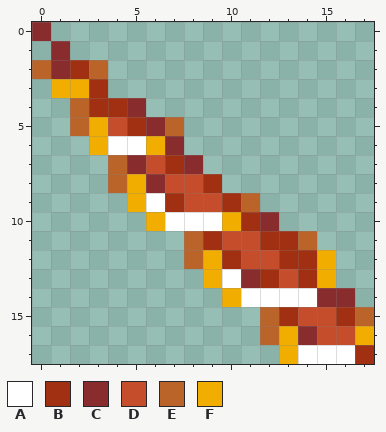
Pixel-art sprite: Skills/SpecialBeamCannon/SpecialBeamCannonItem.png. Above, as it was before the edit.
The file is 36x36 pixels, drawn in blocks of 2x2; one block is one cell here.
Palette (. is transparent): A #ffffff  B #a03011  C #892c2d  D #c64d2b  E #ba642a  F #f2ae00
Pixels before, first column x 0:
 0 C.................
 1 .C................
 2 ECBE..............
 3 .FFB..............
 4 ..EBBC............
 5 ..EFDBCE..........
 6 ...FAAFC..........
 7 ....ECDBC.........
 8 ....EFCDDB........
 9 .....FABDDBE......
10 ......FAAAFBC.....
11 ........EBDDBBE...
12 ........EFBDDBBF..
13 .........FACBDBF..
14 ..........FAAAACC.
15 ............EBDDBE
16 ............EFCDDF
17 .............FAAAB
The same view after the edit:
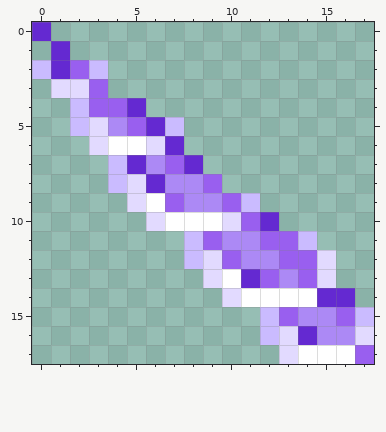
Difference:
colour B: #a03011 -> #995fef
colour C: #892c2d -> #6429d1
colour D: #c64d2b -> #ac89f5
colour E: #ba642a -> #cabbff
colour F: #f2ae00 -> #e2daff
Boxes around the changes in both pictures, in picture pixels (x1, y1, x2, y2):
changed: (32, 22, 374, 364)
